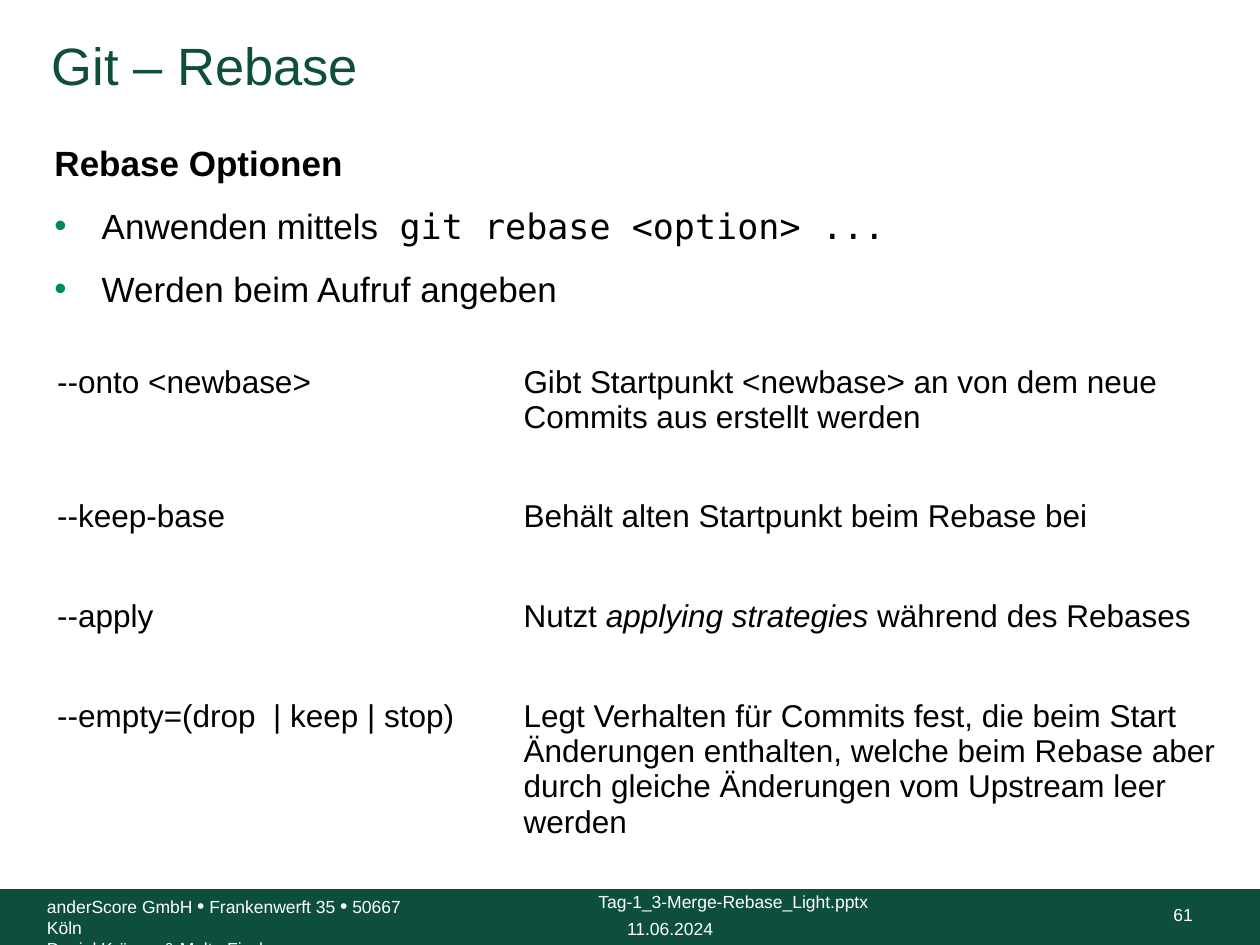
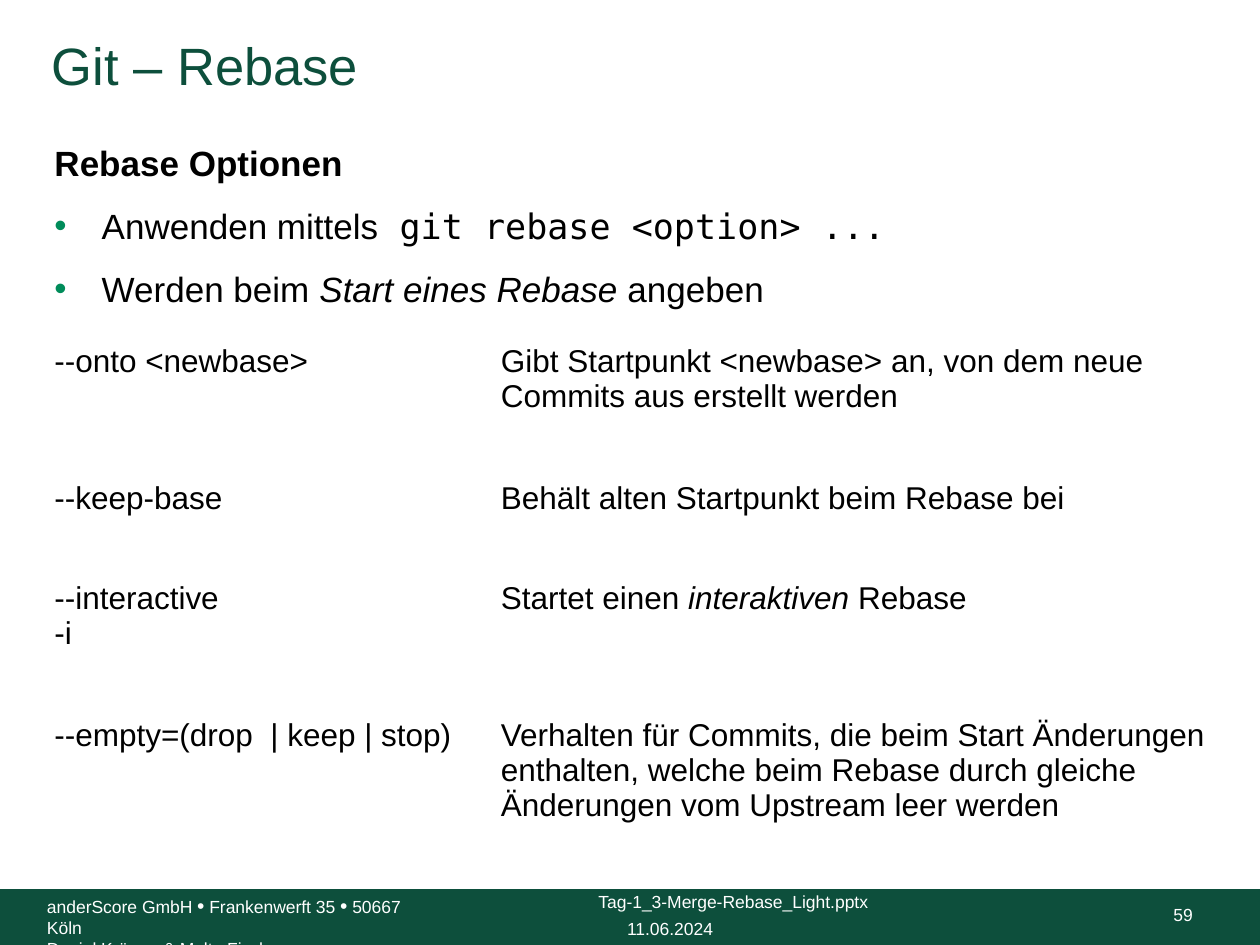
Before and after one commit to anderscore-gmbh/gitlab, a slide deck: slide 59 of slides/Tag-1_3-Merge-Rebase_Light.pptx (slide 61 before the commit). Drawn at 1260x945 pixels with LibreOffice and Linux fonts; fonts in the diff are those of the drawing; background and template pictures are left out. Boxes give left, top, right and bottom in pixels: in the first picture for what was removed or moved away, otherwise in the second. Text is boxed around its words. In the diff, an @@ line names an element or a change of style, - is before the commit and + after.

```diff
--- a/slides/Tag-1_3-Merge-Rebase_Light.pptx
+++ b/slides/Tag-1_3-Merge-Rebase_Light.pptx
@@ text at [102, 276, 763, 309]: text changed @@
-• Werden beim Aufruf angeben
+• Werden beim Start eines Rebase angeben
@@ table at [42, 338, 1232, 878] @@
-row 1, column 2: Gibt Startpunkt <newbase> an von dem neue Commits aus erstellt werden
+row 1, column 2: Gibt Startpunkt <newbase> an, von dem neue Commits aus erstellt werden
-row 5, column 1: --apply
+row 5, column 1: --interactive / -i
-row 5, column 2: Nutzt applying strategies während des Rebases
+row 5, column 2: Startet einen interaktiven Rebase
-row 7, column 2: Legt Verhalten für Commits fest, die beim Start Änderungen enthalten, welche beim Rebase aber durch gleiche Änderungen vom Upstream leer werden
+row 7, column 2: Verhalten für Commits, die beim Start Änderungen enthalten, welche beim Rebase durch gleiche Änderungen vom Upstream leer werden
@@ table: place and size @@
-table at [44, 359, 1235, 863]
+table at [42, 338, 1232, 878]
@@ page number at [1173, 908, 1192, 921]: text changed @@
-61
+59
```
Also in this commit, not shown: 52 other slides changed, 5 other files.
